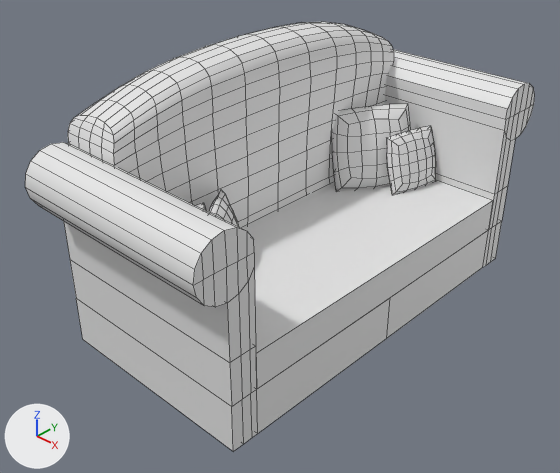
What one commit did to the Blender file Sofa.blend.
The view is the same before and after, from a 50 mm lens placed at (7.14, -7.24, 4.16), pointed at (0.69, -0.47, -1.26). Arrows for +X, +Y and +Z are at lower left; the lights stay in place. Mesh edges are drawn as thin lines.

The first picture shows 'Back', 'Cube.004', 'Handles + Bottom', 'Pillow.001', 'Pillow.002', 'Pillow.003'.
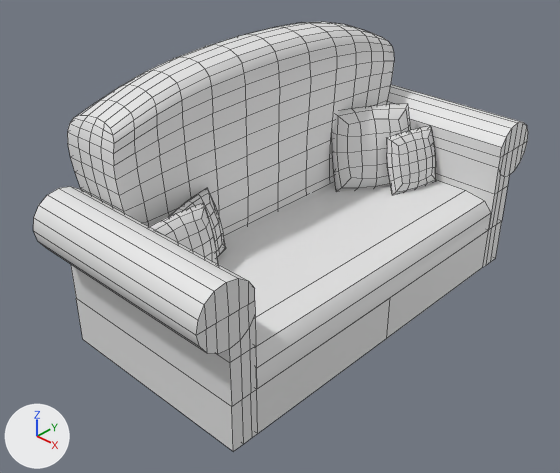
Commit message: Before applying Modifiers

Pixel boxes (x1, y1, x2, y2) of what changed, in the pictures (560 x 473 px; the box of a moved part takes in the faces that stretch with it):
'Handles + Bottom', reshaped (9% shorter)
    before: (25, 50, 534, 451)
    after: (33, 85, 528, 451)
'Cube.004', reshaped
    before: (242, 180, 493, 389)
    after: (217, 180, 491, 389)
'Pillow.001', moved, turned
    before: (209, 190, 239, 226)
    after: (170, 188, 226, 257)
part 1 of me_cylinder, moved or reshaped
    before: (25, 50, 534, 362)
    after: (33, 85, 528, 362)
'Pillow', unchanged, uncovered by the edit
    before: (196, 203, 206, 210)
    after: (150, 203, 219, 264)

The change, as a diff of the scene's bpy script:
```diff
--- a/Sofa.blend.py
+++ b/Sofa.blend.py
@@ me_cylinder @@
 me_cylinder.from_pydata(...)  # 65 vertices, 56 faces; spans x -1.37..5.51, y -1.66..6.21, z -1.23..1.58
 # used by ob_handles___bottom; location = (0.53, -2.61, -0.14); rotation_euler = (0.0, 1.571, 0.0), in degrees (0, 90, 0); scale = (0.427, 0.427, 1.08)
+# me_cylinder part 1: all 37 vertices in x -1.37..0.63, y -1.66..0.26, z -1.23..1.58 are moved by (1.4, 0.0, 0.0)
@@ me_cube_008 @@
 me_cube_008.from_pydata(...)  # 8 vertices, 6 faces; spans x -0.54..1.63, y -2.08..0.13, z -0.44..0.74
 # used by ob_cube_004; location = (0.62, 2.29, -1.62); scale = (1.0, 2.3, 0.441)
 # verts and faces of me_cube_008; kept vertices keep their numbers, new ones are numbered from 8
 # before: 0 (-0.54, -2.08, -0.44), 1 (-0.54, -2.08, 0.74), 2 (-0.54, 0.13, -0.44), 3 (-0.54, 0.13, 0.74), 4 (1.63, -2.08, -0.44) at pixel (256, 389)
 # before: 5 (1.63, -2.08, 0.74) at pixel (256, 353), 6 (1.63, 0.13, -0.44) at pixel (488, 229), 7 (1.63, 0.13, 0.74) at pixel (493, 200)
+# me_cube_008 part 2
+delete_vertices([5, 7])  # with the faces that use them
+verts[8] = (1.63, -2.08, 0.25)  # pixel (256, 368)
+verts[9] = (1.14, -2.08, 0.74)
+verts[10] = (1.49, -2.08, 0.59)
+for new, old in zip([11, 12, 13], [8, 9, 10]): verts[new] = verts[old] + (0.0, 2.21, 0.0)
+faces += [(0, 4, 8, 10, 9, 1), (2, 3, 12, 13, 11, 6), (4, 6, 11, 8), (9, 10, 13, 12), (8, 11, 13, 10), (1, 9, 12, 3)]
@@ ob_pillow_001 @@
 ob_pillow_001 = bpy.data.objects.new('Pillow.001', me_cube_004)
-ob_pillow_001.location = (0.62, -1.43, -0.87)
-ob_pillow_001.rotation_euler = (0.0, 1.297, 0.649)  # degrees (0, 74, 37)
+ob_pillow_001.location = (0.4, -1.7, -0.82)
+ob_pillow_001.rotation_euler = (0.0, 1.297, 0.28)  # degrees (0, 74, 16)
 ob_pillow_001.scale = (0.525, 0.525, 0.187)
```
